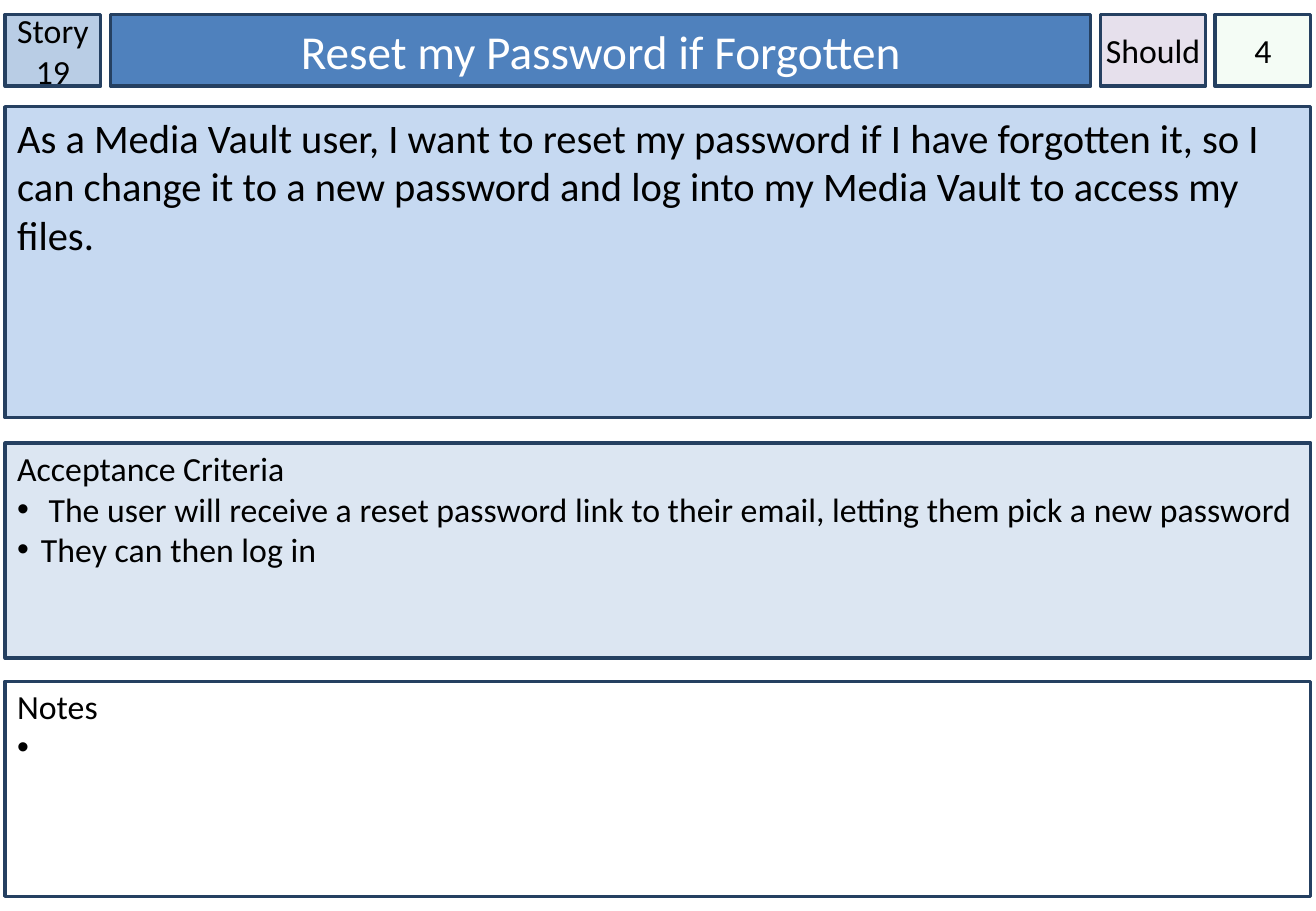
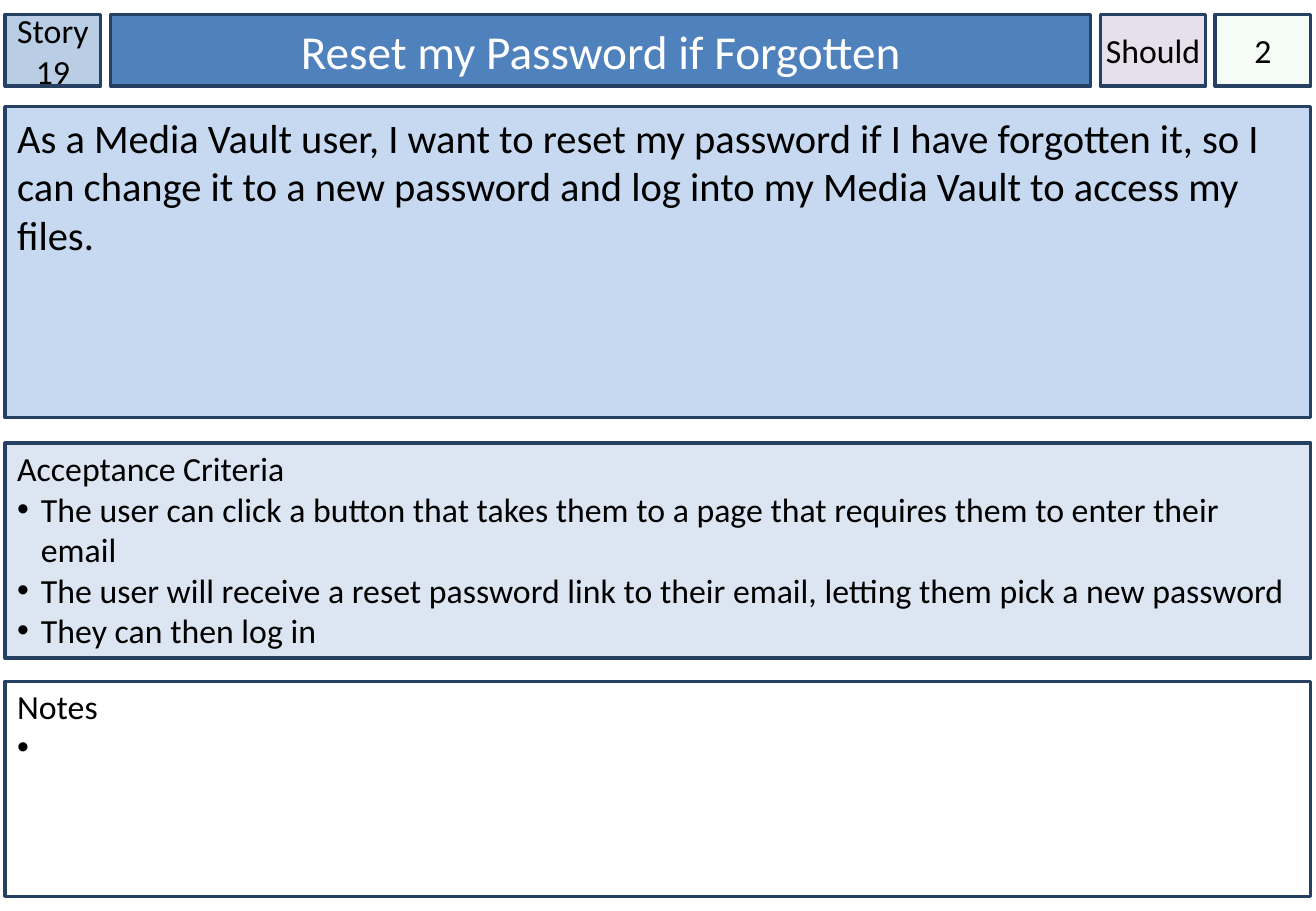
Before and after one commit to Lewibra/IFB299, a slide deck: slide 25 of Stories/Story Cards.pptx (slide 21 before the commit). Drawn at 1316x911 pixels with LibreOffice and Linux fonts; fonts in the diff are those of the drawing. Boxes give left, top, right and bottom in pixels: in the first picture for what was removed or moved away, otherwise in the second. Text is boxed around its words. In the diff, an @@ line names an element or a change of style, - is before the commit and + after.

```diff
--- a/Stories/Story Cards.pptx
+++ b/Stories/Story Cards.pptx
@@ text in rectangle at bbox=[1254, 41, 1271, 63]: text changed @@
-4
+2
@@ text in rectangle at bbox=[41, 498, 1218, 563]: paragraph added @@
+• The user can click a button that takes them to a page that requires them to enter their email
```
Also in this commit, not shown: 20 other slides changed, 2 slides added, 2 slides removed.
